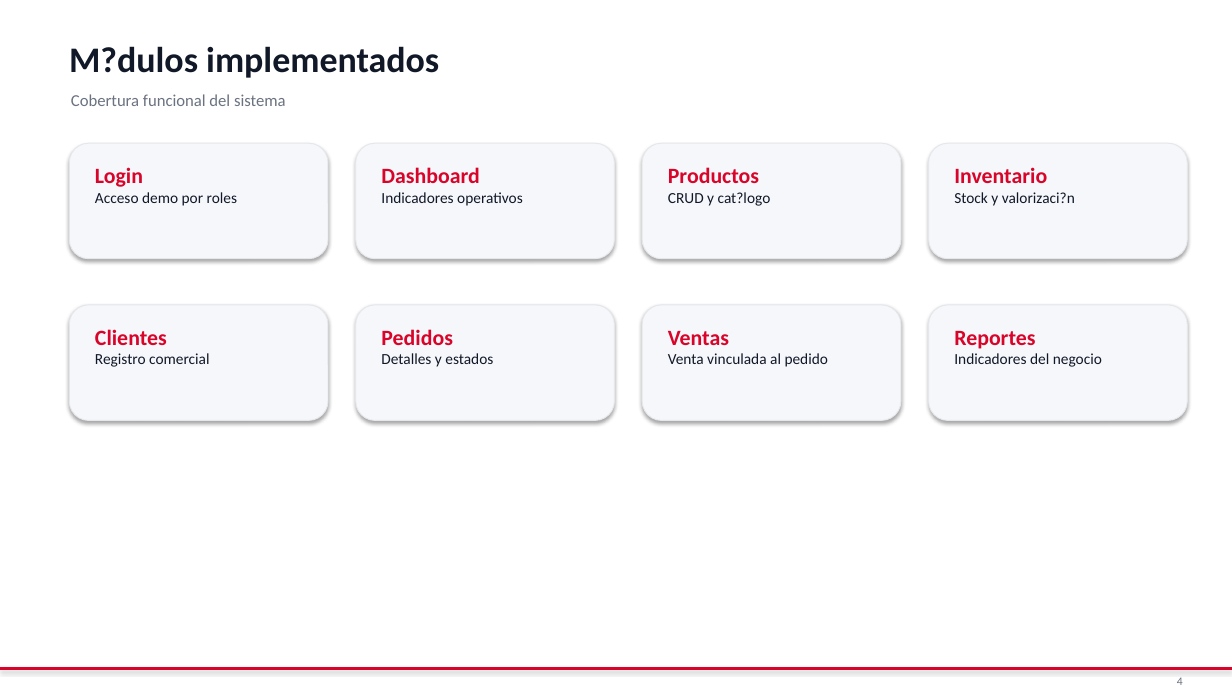
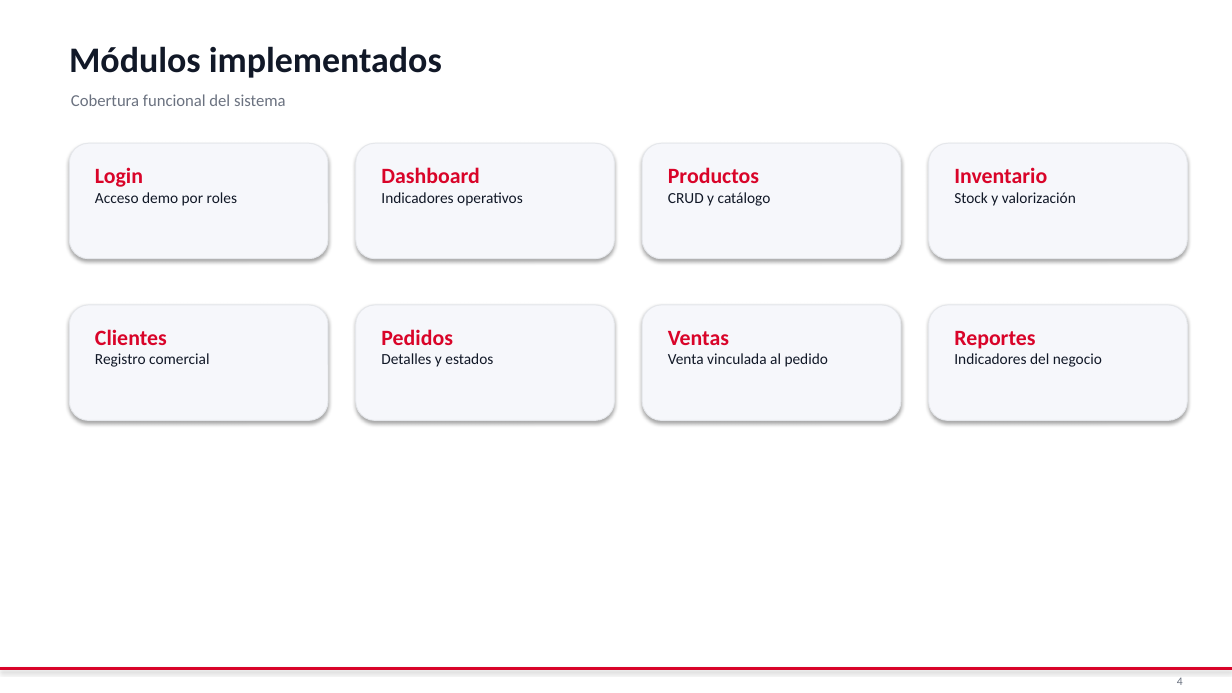
Before and after one commit to DiegoA199/Chompas_Mabel, a slide deck: slide 4 of docs/entregables/Presentacion_Chompas_Mabel.pptx. Drawn at 1232x693 pixels with LibreOffice and Linux fonts; fonts in the diff are those of the drawing. Boxes give left, top, right and bottom in pixels: in the first picture for what was removed or moved away, otherwise in the second. Text is boxed around its words. In the diff, an @@ line names an element or a change of style, - is before the commit and + after.

```diff
--- a/docs/entregables/Presentacion_Chompas_Mabel.pptx
+++ b/docs/entregables/Presentacion_Chompas_Mabel.pptx
@@ text at [69,46,442,78]: text changed @@
-M?dulos implementados
+Módulos implementados
@@ text at [668,192,771,206]: text changed @@
-CRUD y cat?logo
+CRUD y catálogo
@@ text at [954,192,1076,206]: text changed @@
-Stock y valorizaci?n
+Stock y valorización
```
Also in this commit, not shown: 10 other slides changed, 2 other files.
